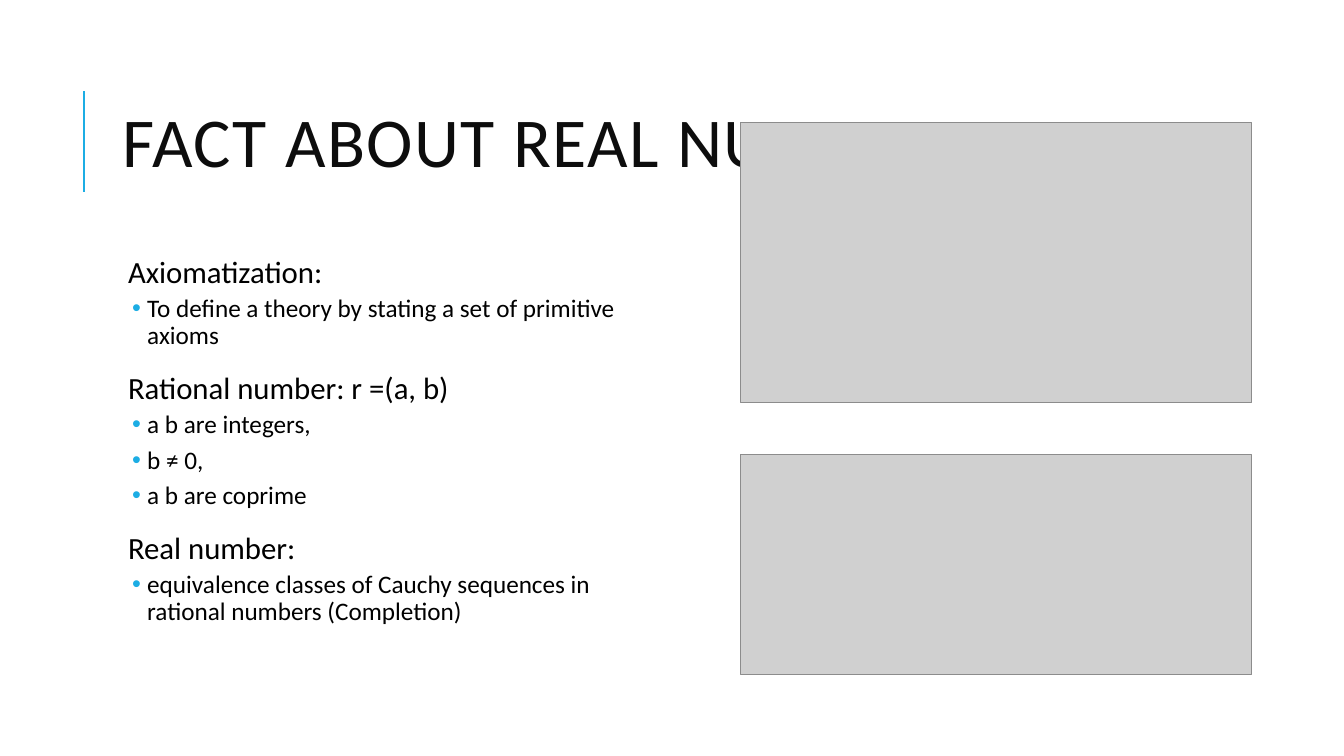
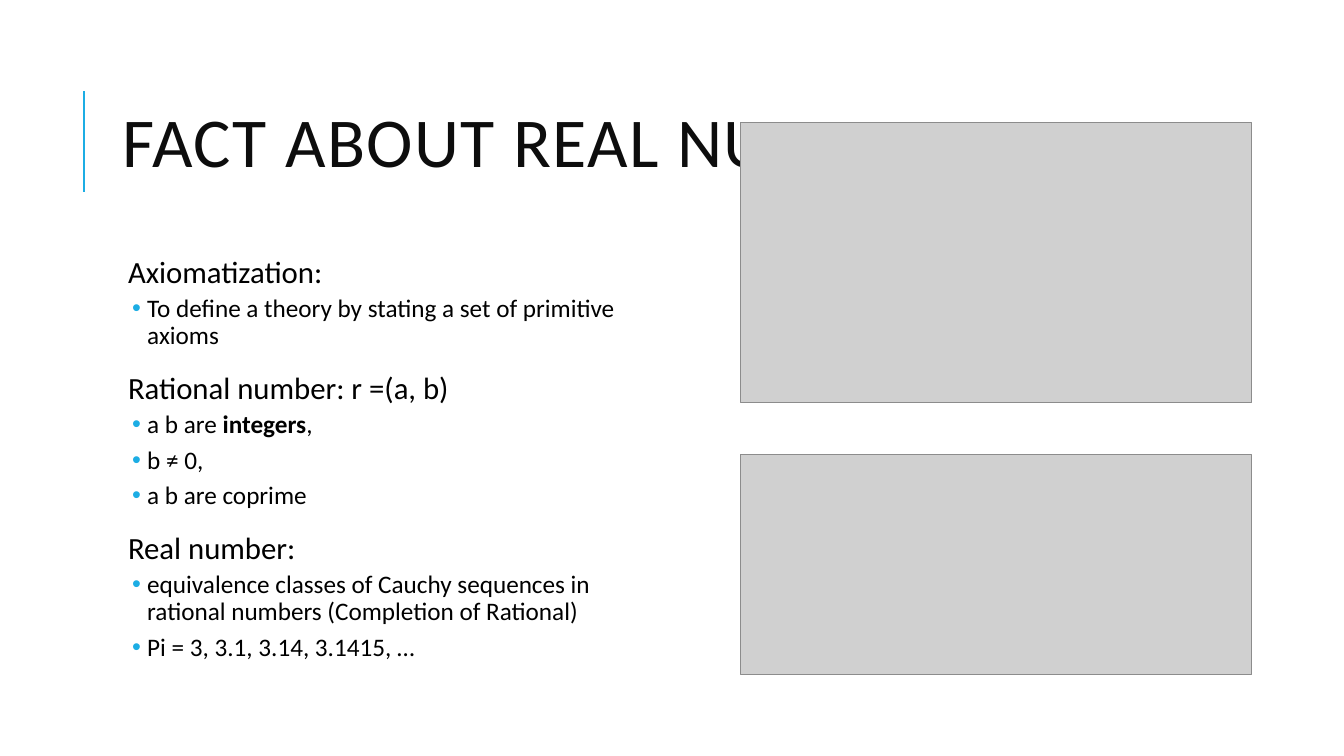
Before and after one commit to Yu-Misaka/minicourse, a slide deck: slide 4 of Slides/Lecture 2.pptx. Drawn at 1344x756 pixels with LibreOffice and Linux fonts; fonts in the diff are those of the drawing; grey boxes stand for pictures. Boxes give left, top, right and bottom in pixels: in the first picture for what was removed or moved away, otherwise in the second. Text is boxed around its words. In the diff, an @@ line names an element or a change of style, - is before the commit and + after.

Commit message:
update slides

```diff
--- a/Slides/Lecture 2.pptx
+++ b/Slides/Lecture 2.pptx
@@ text at (147, 415, 313, 438): bold on in "integers," @@
@@ text at (147, 575, 590, 659): text changed @@
-  • equivalence classes of Cauchy sequences in rational numbers (Completion)
+  • equivalence classes of Cauchy sequences in rational numbers (Completion of Rational)
+  • Pi = 3, 3.1, 3.14, 3.1415, …
```
Also in this commit, not shown: 1 other slide changed, 3 slides added.
